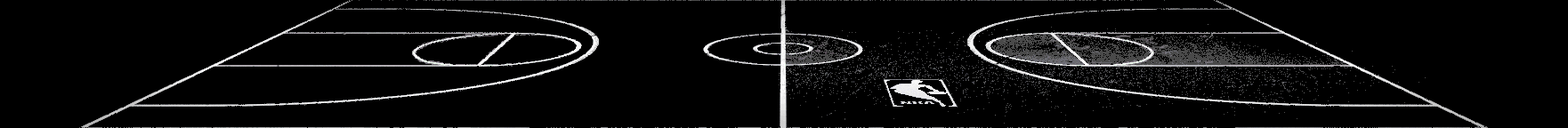
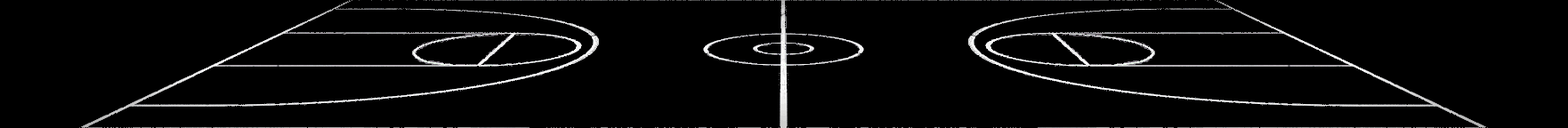
The second (1568, 128) image is a revision of the first. Changes to its layers:
painted on "OUTDOOR.png" over [785, 0, 1488, 128]